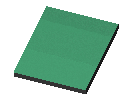
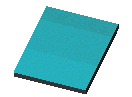
The second 132 × 97 image is a revision of the first. Changes to its layers:
renamed "Pasted Layer #1" to "water.png", painted on it over [14, 6, 118, 90]
removed layer "pavement_top.png" over [14, 6, 118, 90]
